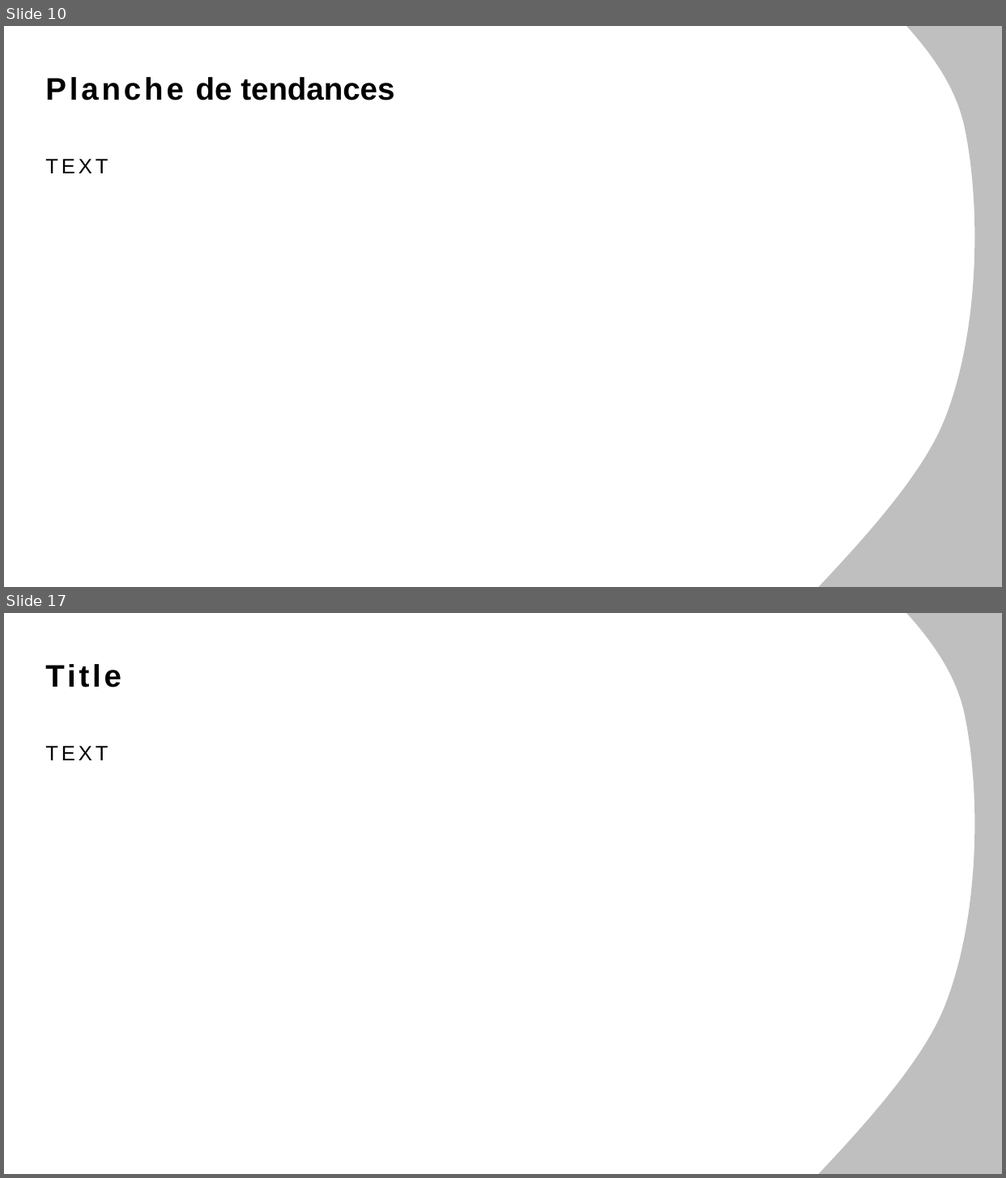
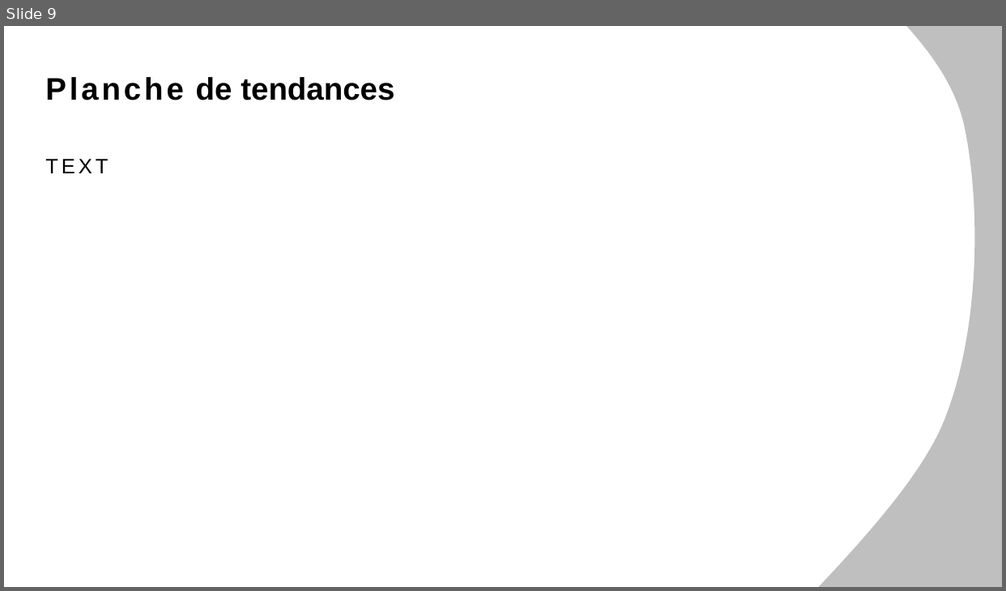
Before and after one commit to Adrien-Ray/visualtgr, a slide deck: design/AD/dossier-conception/dossier-conception.pptx. Shown one above the other, each under a label of ours: slides 10 and 17 before the commit, slide 9 after it; the slides between them are not shown. The pictures are 1006x1178 and 1006x591 pixels, drawn with LibreOffice and Linux fonts; fonts in the diff are those of the drawing. Boxes give left, top, right and bottom in pixels: in the first picture for what was removed or moved away, otherwise in the second. Text is boxed around its words. In the diff, an @@ line names an element or a change of style, - is before the commit and + after.

```diff
--- a/design/AD/dossier-conception/dossier-conception.pptx
+++ b/design/AD/dossier-conception/dossier-conception.pptx
@@ slide 17 removed at box(4, 613, 1002, 1174), background #FFFFFF @@
@@ rectangle removed at box(4, 613, 1002, 1174) @@
@@ freeform shape removed at box(742, 613, 1002, 1174) @@
@@ freeform shape removed at box(742, 613, 1002, 1174) @@
@@ text removed at box(45, 664, 121, 688) @@
-Title
@@ text removed at box(45, 746, 108, 760) @@
-TEXT
@@ what was slide 10 is now slide 9 @@
```
Also in this commit, not shown: 9 slides changed, 2 other slides removed, 5 other files.
